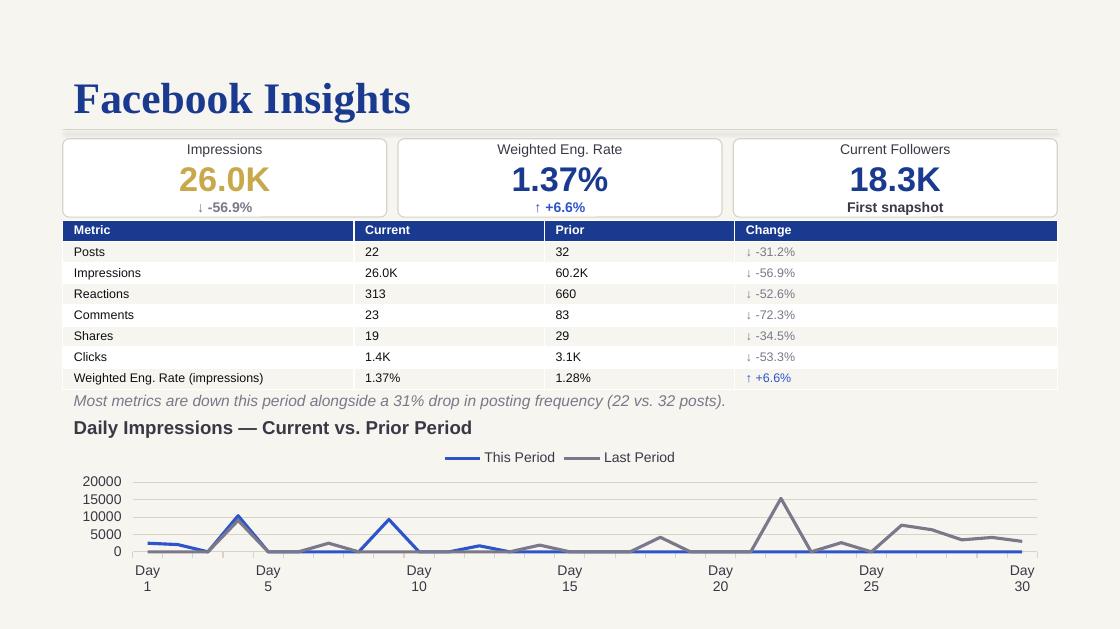
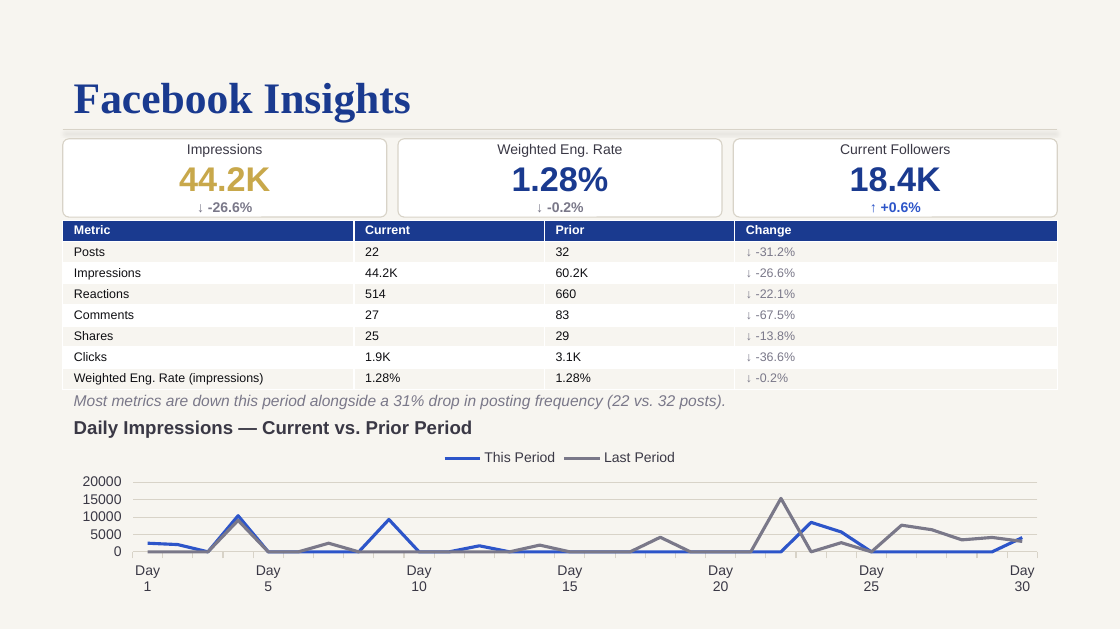
Before and after one commit to lakehousesocial-tech/ocean-crest-pier-monthly-report, a slide deck: slide 4 of Ocean Crest Pier Monthly Report — September 2026.pptx. Drawn at 1120x629 pixels with LibreOffice and Linux fonts; fonts in the diff are those of the drawing. Boxes give left, top, right and bottom in pixels: in the first picture for what was removed or moved away, otherwise in the second. Text is boxed around its words. In the diff, an @@ line names an element or a change of style, - is before the commit and + after.

```diff
--- a/Ocean Crest Pier Monthly Report — September 2026.pptx
+++ b/Ocean Crest Pier Monthly Report — September 2026.pptx
@@ text in rounded rectangle at [179, 167, 270, 212]: text changed @@
-26.0K
-↓ -56.9%
+44.2K
+↓ -26.6%
@@ text in rounded rectangle at [512, 167, 609, 212]: text changed; text colour #2D55C9 to #7A7889 @@
-1.37%
-↑ +6.6%
+1.28%
+↓ -0.2%
@@ text in rounded rectangle at [850, 167, 941, 212]: text changed; text colour #3A3845 to #2D55C9 @@
-18.3K
-First snapshot
+18.4K
+↑ +0.6%
@@ table at [63, 221, 1057, 389] @@
-row 3, column 2: 26.0K
+row 3, column 2: 44.2K
-row 3, column 4: ↓ -56.9%
+row 3, column 4: ↓ -26.6%
-row 4, column 2: 313
+row 4, column 2: 514
-row 4, column 4: ↓ -52.6%
+row 4, column 4: ↓ -22.1%
-row 5, column 2: 23
+row 5, column 2: 27
-row 5, column 4: ↓ -72.3%
+row 5, column 4: ↓ -67.5%
-row 6, column 2: 19
+row 6, column 2: 25
-row 6, column 4: ↓ -34.5%
+row 6, column 4: ↓ -13.8%
-row 7, column 2: 1.4K
+row 7, column 2: 1.9K
-row 7, column 4: ↓ -53.3%
+row 7, column 4: ↓ -36.6%
-row 8, column 2: 1.37%
+row 8, column 2: 1.28%
-row 8, column 4: ↑ +6.6%
+row 8, column 4: ↓ -0.2%
@@ line chart at [63, 438, 1057, 599] @@
@@ This Period, : 0 to 8500 @@
@@ This Period, : 0 to 5700 @@
@@ This Period, Day 30: 0 to 4100 @@
```
Also in this commit, not shown: 7 other slides changed.
